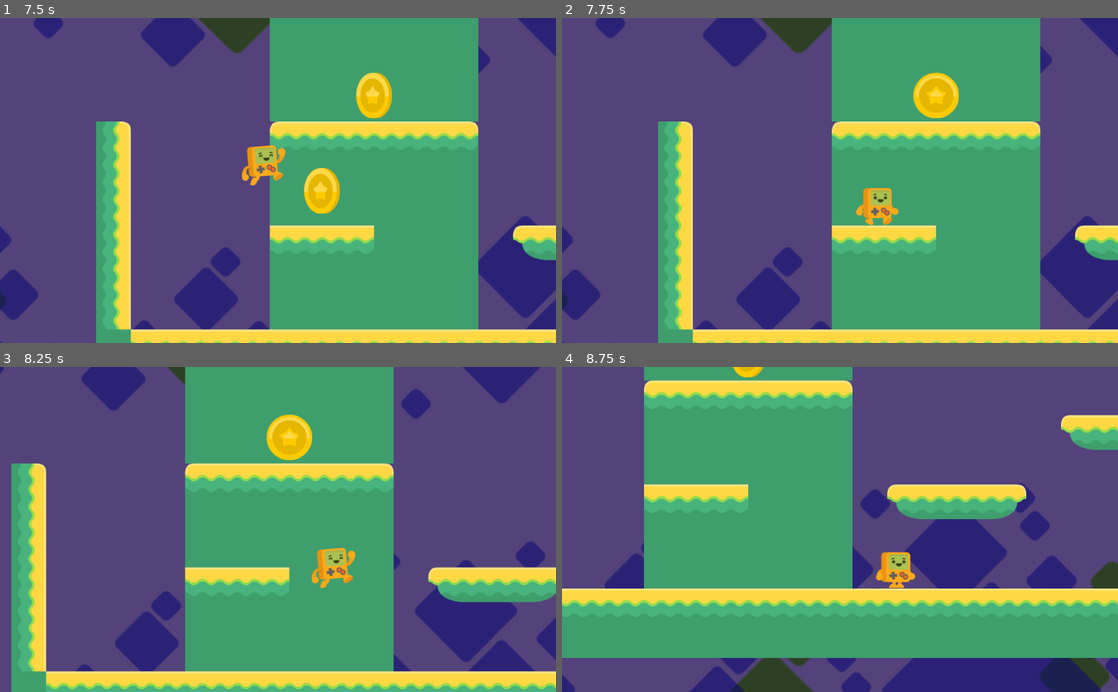
Above: before the commit, frames 1-4 (two rows, left to right).
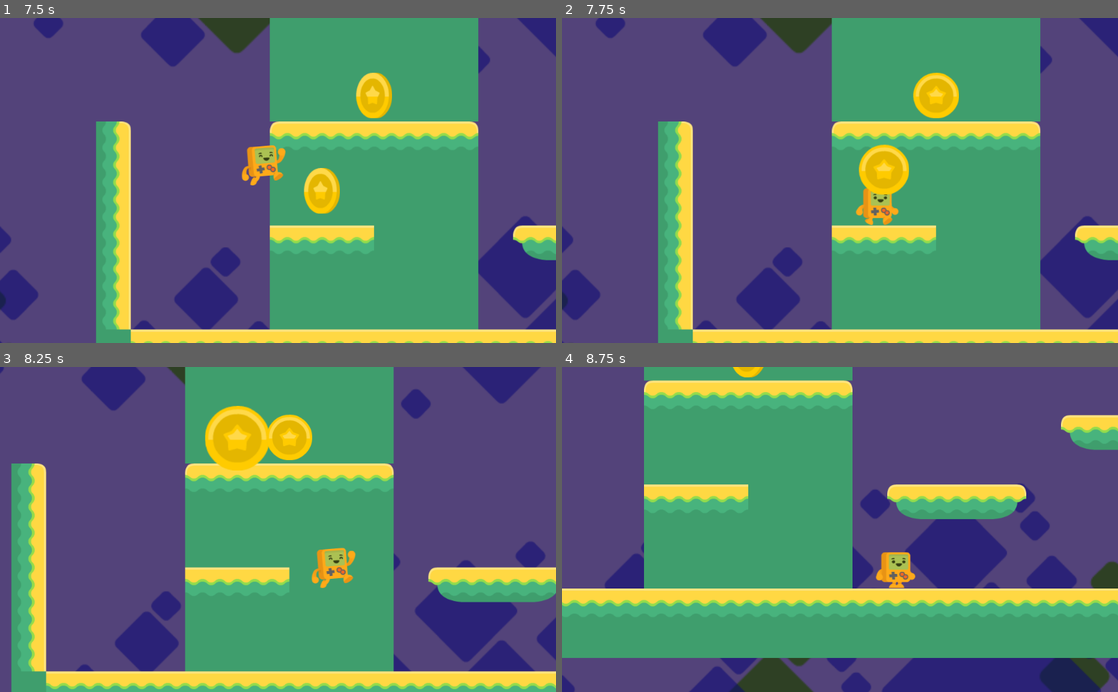
Above: after the commit, the same moments.

Repository: lspedalieri/godot-simple-platform
Game: Godot game, scene res://Level1.tscn
The game is run twice, just before and just after one commit, with the same random seed, the same clock (stepped at 60 frames per second) and the same inputs.
Inputs:
- Up to frame 1 (7.5 s): hold D (right_keys) 0.53-2.03 s; tap Space (jump_keys) at 0.77, 1.52, 3.02, 3.77, 4.52, 6.02, 6.77 s; hold Left (left_keys) 2.03-2.78 s; hold D (right_keys) 2.78-4.28 s; hold Left (left_keys) 4.28-5.03 s; hold D (right_keys) 5.03-5.78 s; hold Left (left_keys) 5.78-7.28 s; hold D (right_keys) from 7.28 s (still down)
- Up to frame 2 (7.75 s): keep holding D (right_keys); tap Space (jump_keys) at 7.52 s
- Up to frame 3 (8.25 s): keep holding D (right_keys)
- Up to frame 4 (8.75 s): keep holding D (right_keys)

Frame 1 is identical in both runs. In frame 2, 1.1% of the frame differs, in the area x 53-63%, y 38-55%; in frame 3, 1.8%, in the area x 36-49%, y 11-32%; in frame 4, nothing differs.

Commit message:
Part 11 - Sprite Animation & Counting items to Win

Diff:
--- a/Coin.gd
+++ b/Coin.gd
@@ -3,4 +3,9 @@
 
 
 func _on_Coin_body_entered(body):
+	$AnimationPlayer.play("bounce")
+	body.add_coin()
+
+
+func _on_AnimationPlayer_animation_finished(anim_name):
 	queue_free()
--- a/Coin.tscn
+++ b/Coin.tscn
@@ -16,6 +16,61 @@
 "speed": 7.0
 } ]
 
+[sub_resource type="Animation" id=3]
+length = 0.001
+tracks/0/type = "value"
+tracks/0/path = NodePath("AnimatedSprite:position")
+tracks/0/interp = 1
+tracks/0/loop_wrap = true
+tracks/0/imported = false
+tracks/0/enabled = true
+tracks/0/keys = {
+"times": PoolRealArray( 0 ),
+"transitions": PoolRealArray( 1 ),
+"update": 0,
+"values": [ Vector2( 0, 0 ) ]
+}
+tracks/1/type = "value"
+tracks/1/path = NodePath("AnimatedSprite:scale")
+tracks/1/interp = 1
+tracks/1/loop_wrap = true
+tracks/1/imported = false
+tracks/1/enabled = true
+tracks/1/keys = {
+"times": PoolRealArray( 0 ),
+"transitions": PoolRealArray( 1 ),
+"update": 0,
+"values": [ Vector2( 1, 1 ) ]
+}
+
+[sub_resource type="Animation" id=4]
+resource_name = "bounce"
+length = 0.9
+tracks/0/type = "value"
+tracks/0/path = NodePath("AnimatedSprite:position")
+tracks/0/interp = 1
+tracks/0/loop_wrap = true
+tracks/0/imported = false
+tracks/0/enabled = true
+tracks/0/keys = {
+"times": PoolRealArray( 0, 0.6, 0.9 ),
+"transitions": PoolRealArray( 1, 0.307786, 2.73208 ),
+"update": 0,
+"values": [ Vector2( 0, 0 ), Vector2( 0, -200 ), Vector2( 0, -50 ) ]
+}
+tracks/1/type = "value"
+tracks/1/path = NodePath("AnimatedSprite:scale")
+tracks/1/interp = 1
+tracks/1/loop_wrap = true
+tracks/1/imported = false
+tracks/1/enabled = true
+tracks/1/keys = {
+"times": PoolRealArray( 0, 0.6, 0.9 ),
+"transitions": PoolRealArray( 1, 1, 1 ),
+"update": 0,
+"values": [ Vector2( 1, 1 ), Vector2( 1.5, 1.5 ), Vector2( 0, 0 ) ]
+}
+
 [node name="Coin" type="Area2D"]
 collision_layer = 8
 script = ExtResource( 1 )
@@ -28,4 +83,9 @@
 animation = "spin"
 playing = true
 
+[node name="AnimationPlayer" type="AnimationPlayer" parent="."]
+anims/RESET = SubResource( 3 )
+anims/bounce = SubResource( 4 )
+
 [connection signal="body_entered" from="." to="." method="_on_Coin_body_entered"]
+[connection signal="animation_finished" from="AnimationPlayer" to="." method="_on_AnimationPlayer_animation_finished"]
--- a/Player.gd
+++ b/Player.gd
@@ -1,6 +1,8 @@
 extends KinematicBody2D
 
 var velocity = Vector2(0,0)
+var coins = 0
+
 const SPEED = 380
 const JUMPFORCE = -1000
 const GRAVITY = 30
@@ -33,6 +35,12 @@
 
 	velocity.x = lerp(velocity.x, 0, 0.2)
 
+	if coins == 9:
+		get_tree().change_scene("res://Level1.tscn")
+
 
 func _on_Fallzone_body_entered(body):
 	get_tree().change_scene("res://Level1.tscn")
+
+func add_coin():
+	coins += 1
Not shown: 1 places in Coin.tscn that only renumber resources
